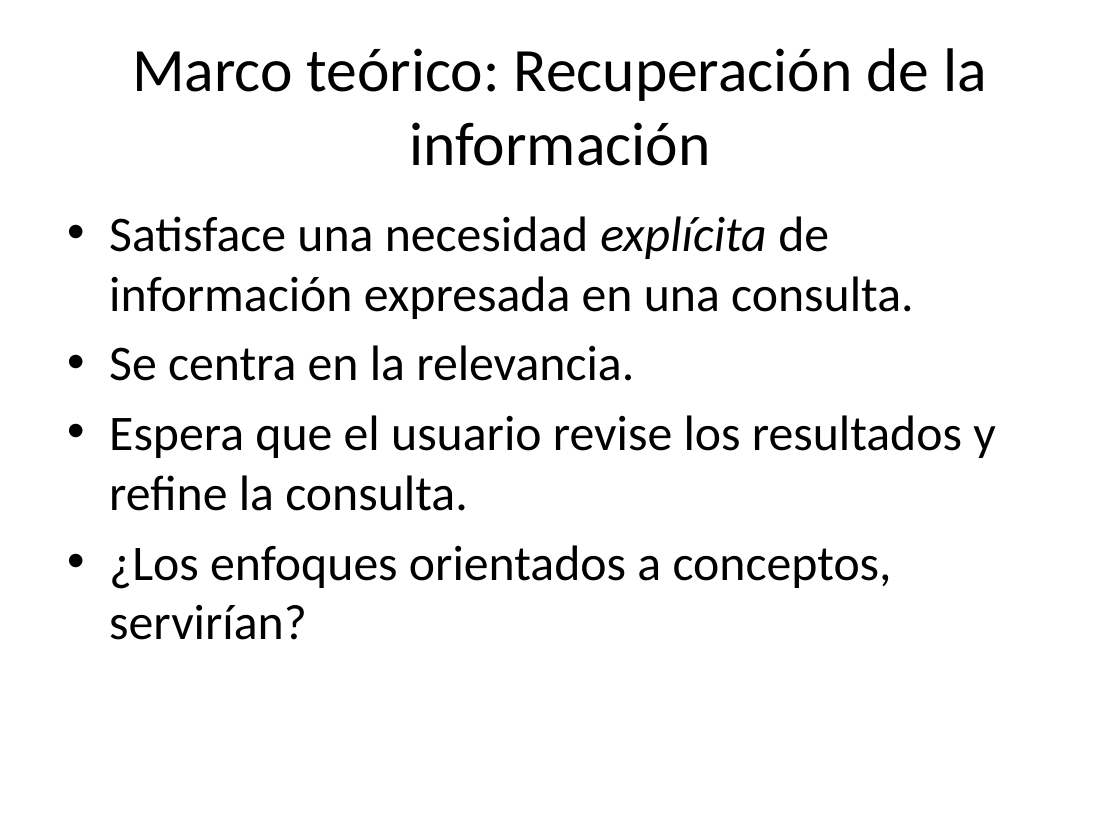
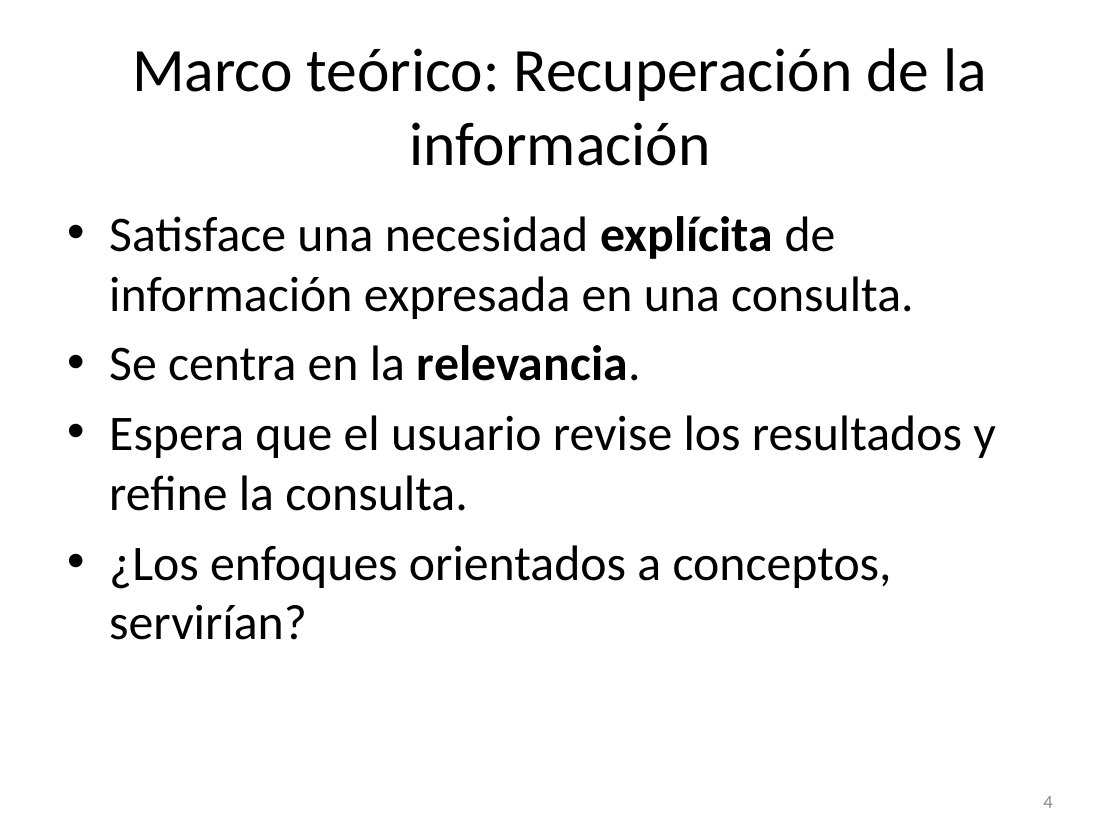
Before and after one commit to lfborjas/Lebrixen, a slide deck: slide 4 of Expo.pptx. Drawn at 1120x840 pixels with LibreOffice and Linux fonts; fonts in the diff are those of the drawing. Boxes give left, top, right and bottom in pixels: in the first picture for what was removed or moved away, otherwise in the second. Text is boxed around its words. In the diff, an @@ line names an element or a change of style, - is before the commit and + after.

```diff
--- a/Expo.pptx
+++ b/Expo.pptx
@@ text at [109, 216, 914, 381]: bold on in "explícita", "relevancia."; italic off in "explícita" @@
@@ page number added at [1043, 796, 1052, 808], 12 pt, text #8C8C8C @@
+4
```
Also in this commit, not shown: 14 other slides changed, 1 slide added, 1 slide removed, 1 other file.
